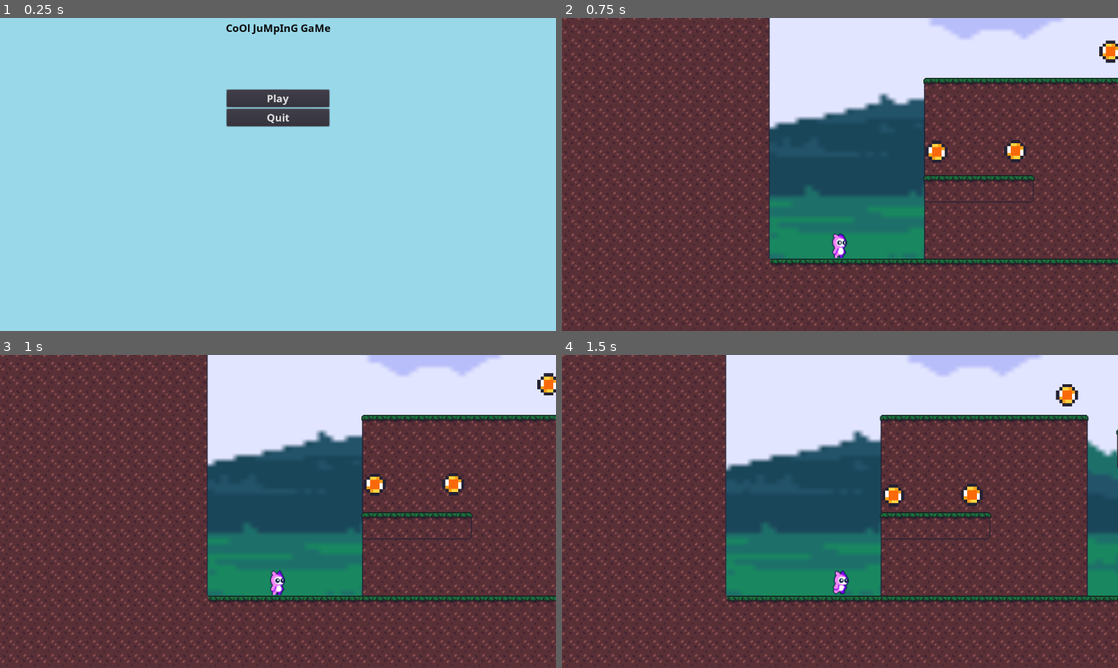
Above: before the commit, frames 1-4 (two rows, left to right).
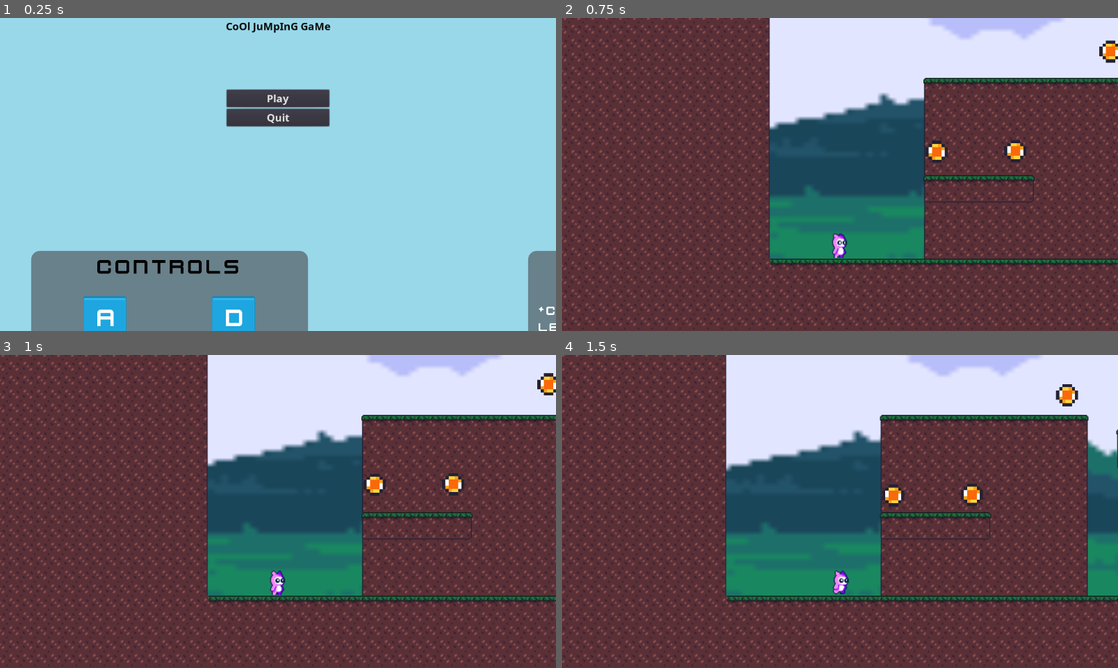
Above: after the commit, the same moments.

Repository: Mertric/2D-Video-game
Game: Godot game, scene res://Screen/MainScreen.tscn
Two runs of this game, one before a commit and one after it. Both use one fixed random seed, a clock stepped at 60 frames per second and the inputs below.
Inputs:
- Up to frame 1 (0.25 s): no input
- Up to frame 2 (0.75 s): click "Play" at 0.5 s
- Up to frame 3 (1 s): no input
- Up to frame 4 (1.5 s): tap Enter at 1.25 s; hold D (right) from 1.28 s (still down)

The runs differ from the first frame. In frame 1, 14% of the frame differs, in the area x 5-100%, y 1-100%; in frame 2, nothing differs; in frame 3, nothing differs; in frame 4, nothing differs.

Commit message:
Added controls and rules to the menu screen

Diff:
--- a/2D Platformer/Screen/MainScreen.tscn
+++ b/2D Platformer/Screen/MainScreen.tscn
@@ -1,10 +1,35 @@
-[gd_scene load_steps=6 format=2]
+[gd_scene load_steps=13 format=2]
 
 [ext_resource path="res://UI_Stuff/Quit.tscn" type="PackedScene" id=1]
 [ext_resource path="res://UI_Stuff/Title.tscn" type="PackedScene" id=2]
 [ext_resource path="res://UI_Stuff/ChangeSceneButton.tscn" type="PackedScene" id=3]
 [ext_resource path="res://UI_Stuff/UI_Theme.tres" type="Theme" id=4]
 [ext_resource path="res://UI_Stuff/MainScreenBackgrounds/CoOlBaCkGrOuNd.png" type="Texture" id=5]
+[ext_resource path="res://Assets/Buttons/blue_button03.png" type="Texture" id=6]
+[ext_resource path="res://Assets/Fonts/kenvector_future.ttf" type="DynamicFontData" id=7]
+
+[sub_resource type="StyleBoxFlat" id=1]
+bg_color = Color( 0.309804, 0.321569, 0.345098, 0.647059 )
+corner_radius_top_left = 20
+corner_radius_top_right = 20
+corner_radius_bottom_right = 20
+corner_radius_bottom_left = 20
+
+[sub_resource type="DynamicFont" id=2]
+size = 50
+font_data = ExtResource( 7 )
+
+[sub_resource type="DynamicFont" id=3]
+size = 60
+font_data = ExtResource( 7 )
+
+[sub_resource type="DynamicFont" id=4]
+size = 50
+font_data = ExtResource( 7 )
+
+[sub_resource type="DynamicFont" id=5]
+size = 30
+font_data = ExtResource( 7 )
 
 [node name="Control" type="Control"]
 anchor_right = 1.0
@@ -28,9 +53,9 @@
 anchor_top = 0.5
 anchor_bottom = 0.5
 margin_left = -120.5
-margin_top = -353.583
+margin_top = -358.078
 margin_right = 120.5
-margin_bottom = -319.583
+margin_bottom = -324.078
 text = "CoOl JuMpInG GaMe"
 
 [node name="Menu" type="VBoxContainer" parent="."]
@@ -53,3 +78,152 @@
 [node name="Quit" parent="Menu" instance=ExtResource( 1 )]
 margin_top = 44.0
 margin_bottom = 84.0
+
+[node name="Panel" type="Panel" parent="."]
+margin_left = 72.0
+margin_top = 536.0
+margin_right = 709.0
+margin_bottom = 1015.0
+custom_styles/panel = SubResource( 1 )
+__meta__ = {
+"_edit_use_anchors_": false
+}
+
+[node name="A Key" type="TextureRect" parent="Panel"]
+margin_left = 120.0
+margin_top = 104.0
+margin_right = 219.0
+margin_bottom = 200.0
+texture = ExtResource( 6 )
+expand = true
+
+[node name="Space Button" type="TextureRect" parent="Panel"]
+margin_left = 160.0
+margin_top = 304.0
+margin_right = 472.0
+margin_bottom = 400.0
+texture = ExtResource( 6 )
+expand = true
+
+[node name="D Key" type="TextureRect" parent="Panel"]
+margin_left = 416.0
+margin_top = 104.0
+margin_right = 515.0
+margin_bottom = 200.0
+texture = ExtResource( 6 )
+expand = true
+
+[node name="Control Label" type="Label" parent="Panel"]
+anchor_left = 0.298
+anchor_top = 0.061
+anchor_right = 0.298
+anchor_bottom = 0.061
+margin_left = -37.826
+margin_top = -21.219
+margin_right = 297.174
+margin_bottom = 35.781
+custom_fonts/font = SubResource( 2 )
+custom_colors/font_color = Color( 0, 0, 0, 1 )
+text = "CONTROLS"
+
+[node name="A Label" type="Label" parent="Panel"]
+margin_left = 152.0
+margin_top = 120.0
+margin_right = 202.0
+margin_bottom = 188.0
+custom_fonts/font = SubResource( 3 )
+text = "A"
+__meta__ = {
+"_edit_use_anchors_": false
+}
+
+[node name="Space Label" type="Label" parent="Panel"]
+margin_left = 192.0
+margin_top = 320.0
+margin_right = 442.0
+margin_bottom = 388.0
+custom_fonts/font = SubResource( 3 )
+text = "SPACE"
+__meta__ = {
+"_edit_use_anchors_": false
+}
+
+[node name="D Label" type="Label" parent="Panel"]
+margin_left = 448.0
+margin_top = 120.0
+margin_right = 498.0
+margin_bottom = 188.0
+custom_fonts/font = SubResource( 3 )
+text = "D"
+
+[node name="Left Label" type="Label" parent="Panel"]
+margin_left = 96.0
+margin_top = 216.0
+margin_right = 263.0
+margin_bottom = 273.0
+custom_fonts/font = SubResource( 4 )
+custom_colors/font_color = Color( 0, 0, 0, 1 )
+text = "LEFT"
+__meta__ = {
+"_edit_use_anchors_": false
+}
+
+[node name="Right Label" type="Label" parent="Panel"]
+margin_left = 392.0
+margin_top = 216.0
+margin_right = 576.0
+margin_bottom = 273.0
+custom_fonts/font = SubResource( 4 )
+custom_colors/font_color = Color( 0, 0, 0, 1 )
+text = "RIGHT"
+__meta__ = {
+"_edit_use_anchors_": false
+}
+
+[node name="Jump Label" type="Label" parent="Panel"]
+margin_left = 232.0
+margin_top = 400.0
+margin_right = 442.0
+margin_bottom = 457.0
+custom_fonts/font = SubResource( 4 )
+custom_colors/font_color = Color( 0, 0, 0, 1 )
+text = "JUMP"
+__meta__ = {
+"_edit_use_anchors_": false
+}
+
+[node name="Panel2" type="Panel" parent="."]
+margin_left = 1216.0
+margin_top = 536.0
+margin_right = 1853.0
+margin_bottom = 1015.0
+custom_styles/panel = SubResource( 1 )
+__meta__ = {
+"_edit_use_anchors_": false
+}
+
+[node name="Left Label" type="Label" parent="Panel2"]
+margin_left = 200.0
+margin_top = 32.0
+margin_right = 410.0
+margin_bottom = 89.0
+custom_fonts/font = SubResource( 4 )
+custom_colors/font_color = Color( 0, 0, 0, 1 )
+text = "RULES:"
+__meta__ = {
+"_edit_use_anchors_": false
+}
+
+[node name="Label" type="Label" parent="Panel2"]
+margin_left = 24.0
+margin_top = 120.0
+margin_right = 628.0
+margin_bottom = 459.0
+custom_fonts/font = SubResource( 5 )
+text = "*Collect all the coins in the level!
+
+*Head to the portal after collecting all the coins!
+
+*defeat or avoid slimes on your way!
+"
+autowrap = true
Not shown, changed: 2D Platformer/.mono/metadata/ide_messaging_meta.txt
Binary file added: 2D Platformer/Assets/Buttons/blue_button03.png
Not shown, added: 2D Platformer/Assets/Buttons/blue_button03.png.import
Binary file added: 2D Platformer/Assets/Buttons/blue_button10.png
Not shown, added: 2D Platformer/Assets/Buttons/blue_button10.png.import
Binary file added: 2D Platformer/Assets/Buttons/green_panel.png
Not shown, added: 2D Platformer/Assets/Buttons/green_panel.png.import
Binary file added: 2D Platformer/Assets/Buttons/grey_panel.png
Not shown, added: 2D Platformer/Assets/Buttons/grey_panel.png.import
Binary file added: 2D Platformer/Assets/Fonts/kenvector_future.ttf
Binary file added: 2D Platformer/Assets/Fonts/kenvector_future_thin.ttf
